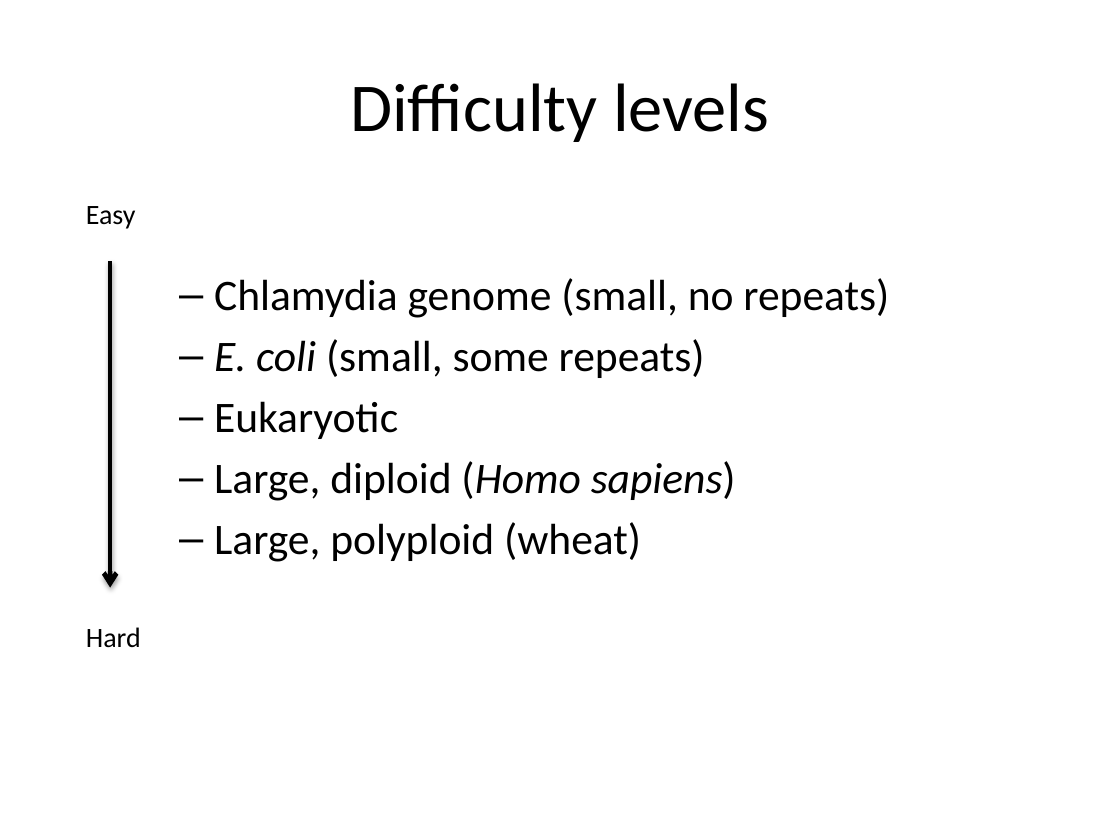
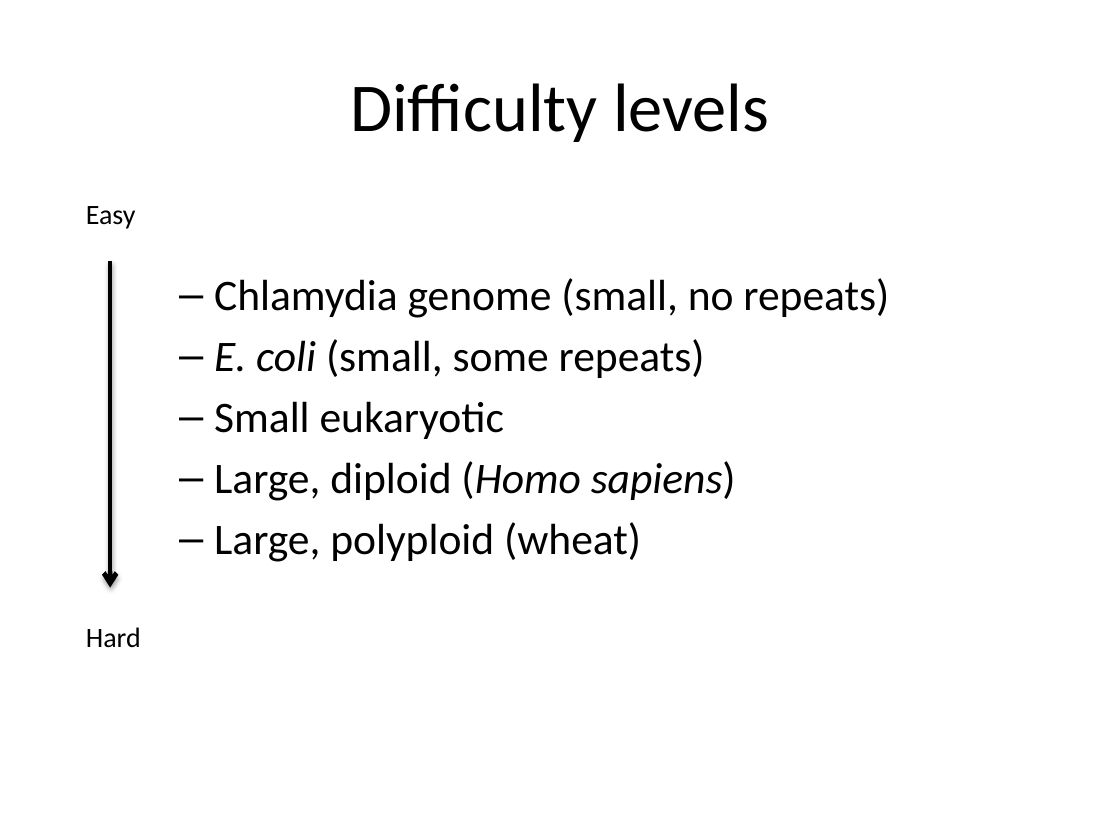
Before and after one commit to lexnederbragt/denovo-assembly-tutorial, a slide deck: slide 7 of presentations/Lecture_2_Planning_a_Sequencing_Experiment.pptx. Drawn at 1120x840 pixels with LibreOffice and Linux fonts; fonts in the diff are those of the drawing. Boxes give left, top, right and bottom in pixels: in the first picture for what was removed or moved away, otherwise in the second. Text is boxed around its words. In the diff, an @@ line names an element or a change of style, - is before the commit and + after.

```diff
--- a/presentations/Lecture_2_Planning_a_Sequencing_Experiment.pptx
+++ b/presentations/Lecture_2_Planning_a_Sequencing_Experiment.pptx
@@ text at [214, 401, 504, 439]: text changed @@
-  – Eukaryotic
+  – Small eukaryotic
```
Also in this commit, not shown: 8 other slides changed, 2 other files.
